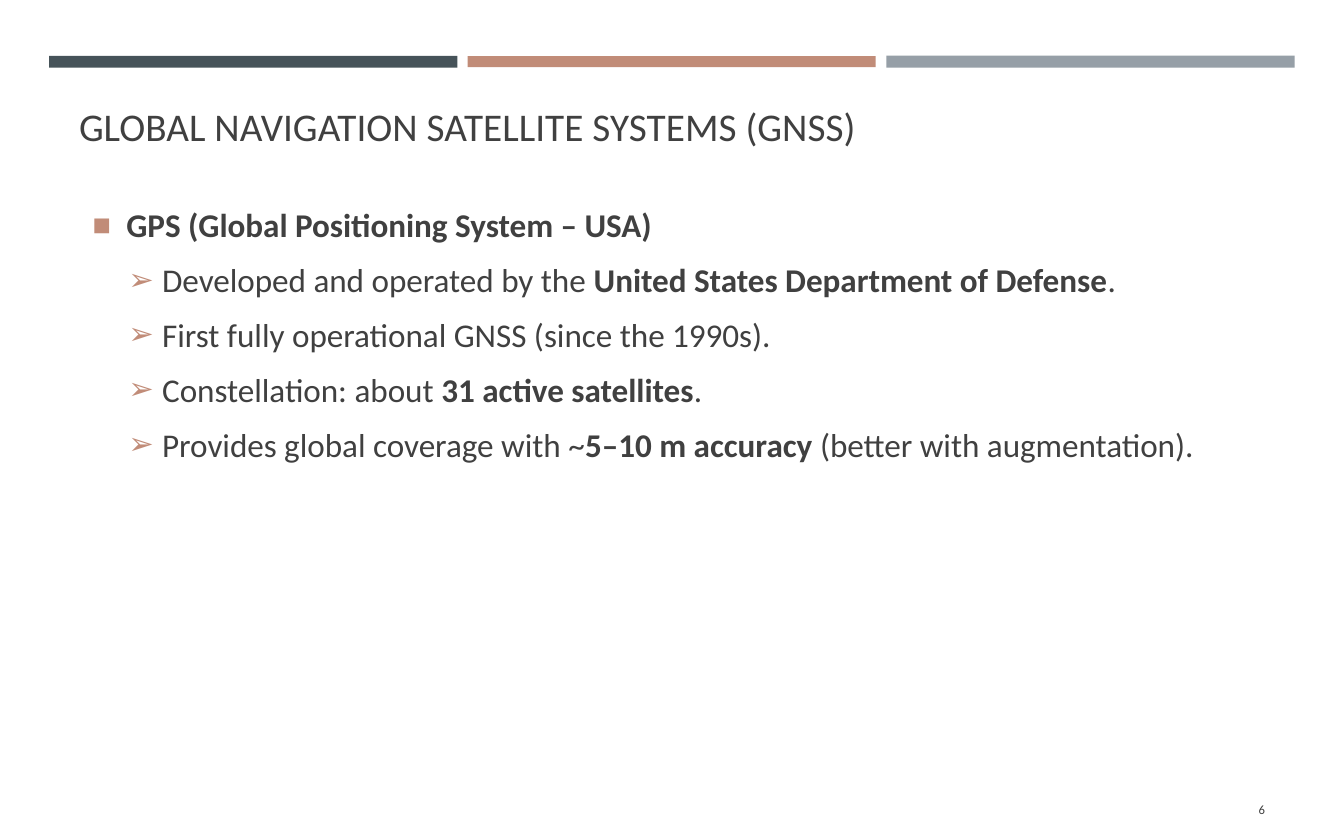
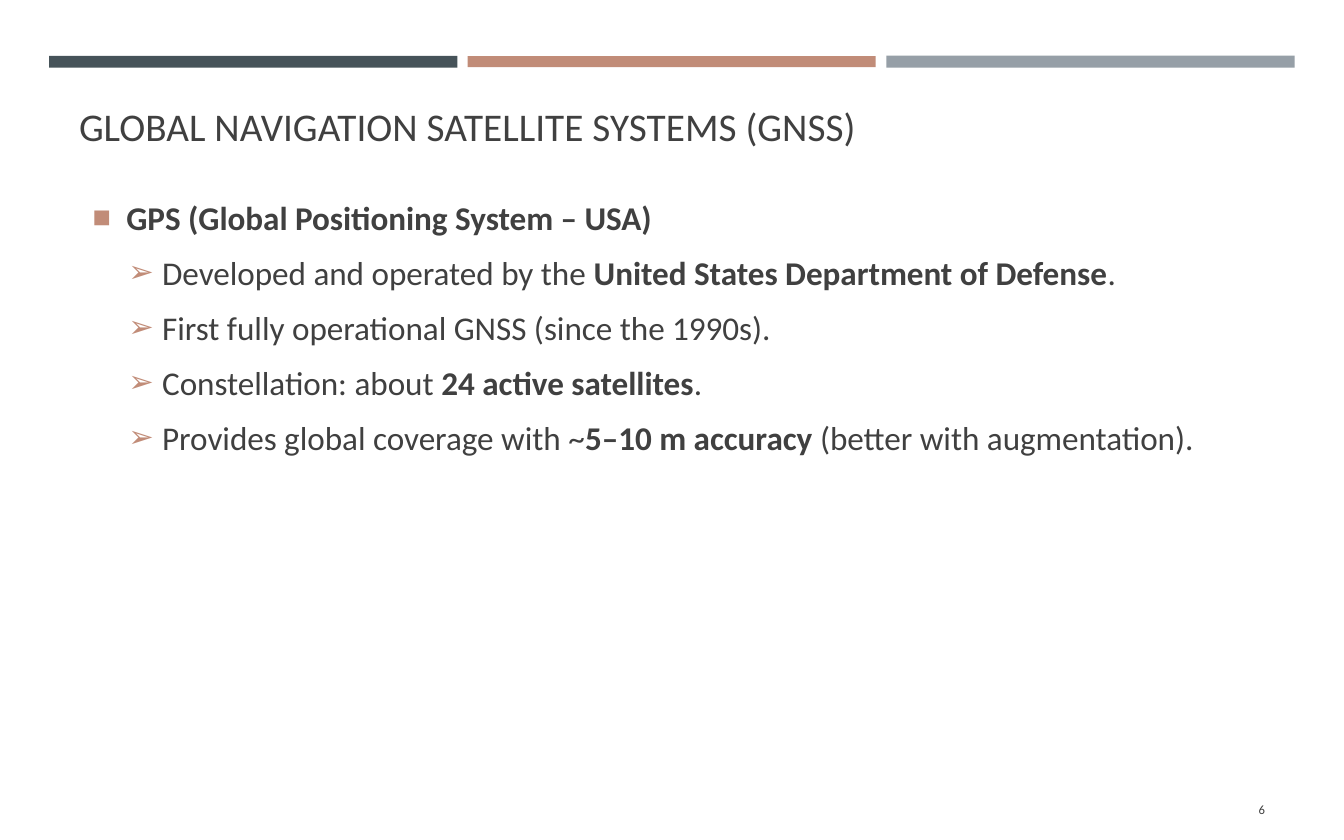
Before and after one commit to gisynw/Field_Techniques, a slide deck: slide 6 of docs/Lectures/Week06/Lecture05_GEOG3319_Receivers.pptx. Drawn at 1344x840 pixels with LibreOffice and Linux fonts; fonts in the diff are those of the drawing. Boxes give left, top, right and bottom in pixels: in the first picture for what was removed or moved away, otherwise in the second. Text is boxed around its words. In the diff, an @@ line names an element or a change of style, - is before the commit and + after.

```diff
--- a/docs/Lectures/Week06/Lecture05_GEOG3319_Receivers.pptx
+++ b/docs/Lectures/Week06/Lecture05_GEOG3319_Receivers.pptx
@@ text "GPS (Global Positioning System – ...": place and size @@
-text "GPS (Global Positioning System – ..." at box(126, 212, 1194, 463)
+text "GPS (Global Positioning System – ..." at box(126, 205, 1194, 456)
@@ text at box(162, 371, 702, 396): text changed @@
-  ➢ Constellation: about 31 active satellites.
+  ➢ Constellation: about 24 active satellites.
```
Also in this commit, not shown: 10 other slides changed, 3 slides added, 1 slide removed.
